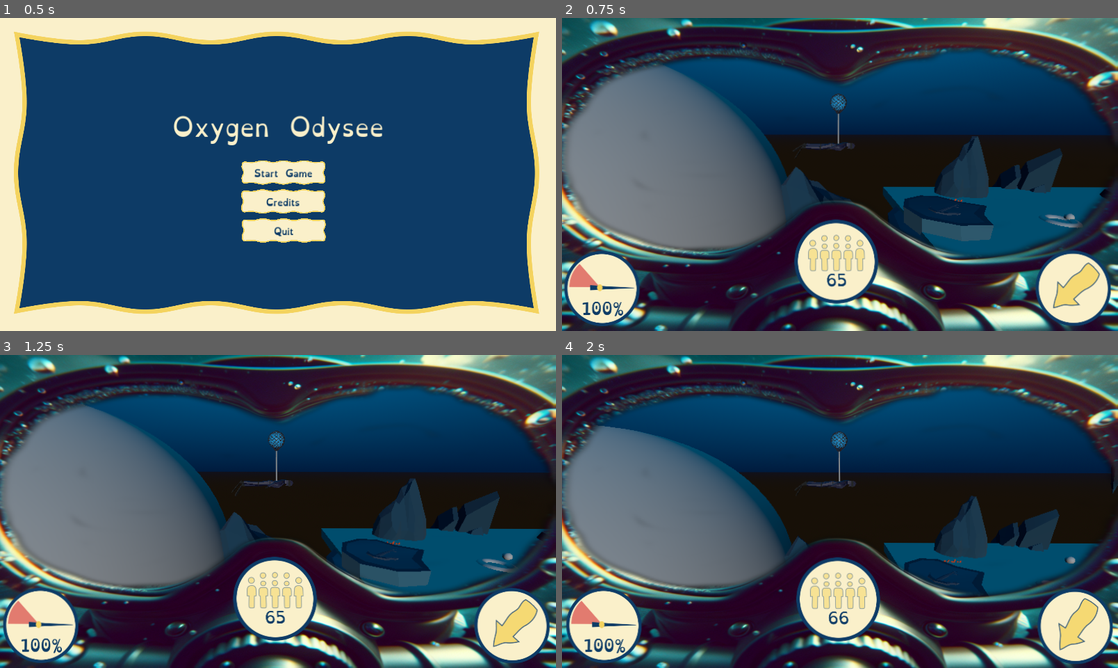
Above: before the commit, frames 1-4 (two rows, left to right).
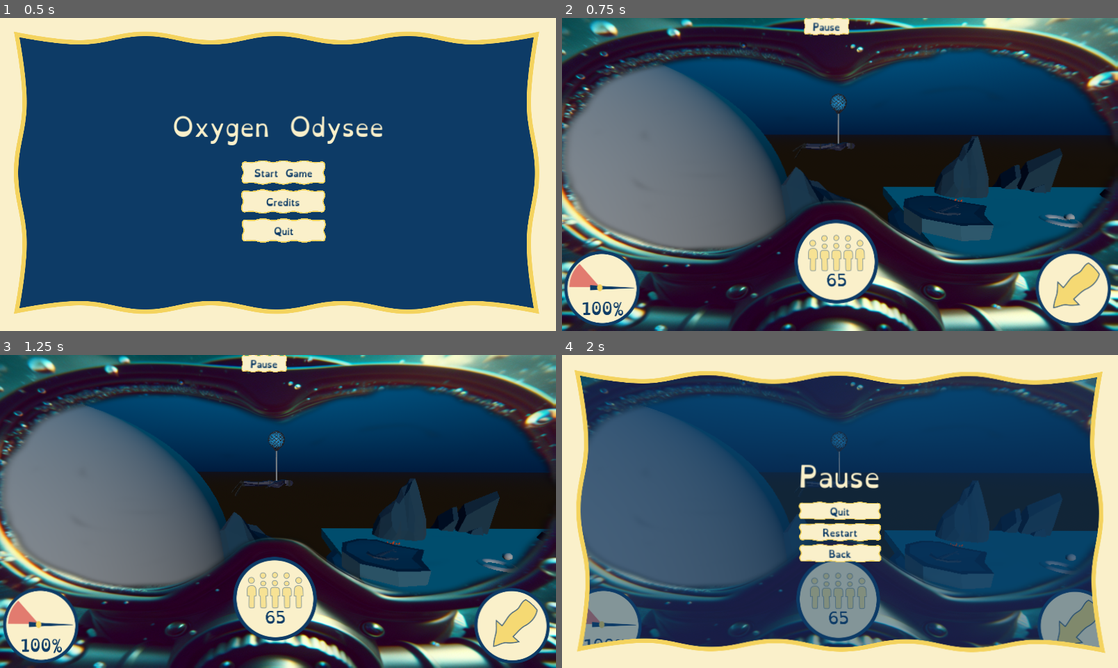
Above: after the commit, the same moments.

Repository: bastifpv/GGJ25
Game: Godot game, scene res://scenes/menu.tscn
Two runs of this game, one before a commit and one after it. Both use one fixed random seed, a clock stepped at 60 frames per second and the inputs below.
Inputs:
- Up to frame 1 (0.5 s): no input
- Up to frame 2 (0.75 s): click "Start Game" at 0.5 s
- Up to frame 3 (1.25 s): no input
- Up to frame 4 (2 s): click "Pause" at 1.25 s

Frame 1 is identical in both runs. In frame 2, 0.4% of the frame differs, in the area x 43-52%, y 0-6%; in frame 3, 0.4%; in frame 4, 72%, in the area x 0-100%, y 0-100%.

Commit message:
Schweinisches Wort hier einfügen

Diff:
--- a/scenes/startscene.tscn
+++ b/scenes/startscene.tscn
@@ -30,12 +30,8 @@
 [ext_resource type="PackedScene" uid="uid://dvgumaasg8gcp" path="res://scenes/prefabs/rocks/stone-round.tscn" id="27_s7028"]
 [ext_resource type="Theme" uid="uid://boiyof61hkrhc" path="res://materials/theme/theme.tres" id="27_ww8tf"]
 [ext_resource type="Script" path="res://scripts/rope.gd" id="28_ccwwl"]
-
 [ext_resource type="PackedScene" uid="uid://cplgnl1anj6kb" path="res://scenes/diver.tscn" id="30_xbtnc"]
-
 [ext_resource type="Environment" uid="uid://b4xyrints63uk" path="res://scenes/environment.tres" id="31_50be8"]
-
-
 [ext_resource type="Script" path="res://scripts/ui_needle_oxy.gd" id="31_iakcm"]
 [ext_resource type="Texture2D" uid="uid://bvyohemsjyj78" path="res://materials/png/UI/background.png" id="32_te3ub"]
 [ext_resource type="Texture2D" uid="uid://b8xf8c8c1mgn7" path="res://materials/png/UI/circle.png" id="33_bptp4"]
@@ -195,8 +191,84 @@
 grow_vertical = 2
 script = ExtResource("8_b8ppg")
 
+[node name="TextureRect" type="TextureRect" parent="Control"]
+z_index = 2
+layout_mode = 0
+offset_right = 1920.0
+offset_bottom = 1080.0
+texture = SubResource("ViewportTexture_ttpit")
+
+[node name="MarginContainer" type="MarginContainer" parent="Control"]
+layout_mode = 1
+anchors_preset = 15
+anchor_right = 1.0
+anchor_bottom = 1.0
+grow_horizontal = 2
+grow_vertical = 2
+theme_override_constants/margin_left = 10
+theme_override_constants/margin_top = 10
+theme_override_constants/margin_right = 10
+theme_override_constants/margin_bottom = 10
+script = ExtResource("9_bkbyw")
+
+[node name="VBoxContainer" type="VBoxContainer" parent="Control/MarginContainer"]
+layout_mode = 2
+
+[node name="OxygenTank" type="HBoxContainer" parent="Control/MarginContainer/VBoxContainer"]
+layout_mode = 2
+
+[node name="OxygenTankTxt" type="Label" parent="Control/MarginContainer/VBoxContainer/OxygenTank"]
+layout_mode = 2
+text = "Oxygen im Tank:"
+
+[node name="OxygenTankVal" type="Label" parent="Control/MarginContainer/VBoxContainer/OxygenTank"]
+layout_mode = 2
+text = "0"
+
+[node name="OxygenBase" type="HBoxContainer" parent="Control/MarginContainer/VBoxContainer"]
+layout_mode = 2
+
+[node name="OxygenBaseTxt" type="Label" parent="Control/MarginContainer/VBoxContainer/OxygenBase"]
+layout_mode = 2
+text = "Oxygen in der Basis:"
+
+[node name="OxygenBaseVal" type="Label" parent="Control/MarginContainer/VBoxContainer/OxygenBase"]
+layout_mode = 2
+text = "0"
+
+[node name="Population" type="HBoxContainer" parent="Control/MarginContainer/VBoxContainer"]
+layout_mode = 2
+
+[node name="PopulationTxt" type="Label" parent="Control/MarginContainer/VBoxContainer/Population"]
+layout_mode = 2
+text = "Population:"
+
+[node name="PopulationVal" type="Label" parent="Control/MarginContainer/VBoxContainer/Population"]
+layout_mode = 2
+text = "0"
+
+[node name="Pause" parent="Control" instance=ExtResource("10_xeve3")]
+process_mode = 3
+visible = false
+z_index = 2
+layout_mode = 1
+
+[node name="PauseBtn" type="Button" parent="Control"]
+z_index = 3
+layout_mode = 1
+anchors_preset = 5
+anchor_left = 0.5
+anchor_right = 0.5
+offset_left = -120.0
+offset_right = 36.0
+offset_bottom = 60.0
+grow_horizontal = 2
+theme = ExtResource("27_ww8tf")
+text = "Pause"
+
 [node name="UIOverlay" type="SubViewport" parent="Control"]
 transparent_bg = true
+gui_disable_input = true
 size = Vector2i(1920, 1080)
 
 [node name="Node2D" type="Node2D" parent="Control/UIOverlay" node_paths=PackedStringArray("player", "dome")]
@@ -292,78 +364,6 @@
 scale = Vector2(5, 5)
 texture = ExtResource("38_83g8f")
 
-[node name="MarginContainer" type="MarginContainer" parent="Control"]
-layout_mode = 1
-anchors_preset = 15
-anchor_right = 1.0
-anchor_bottom = 1.0
-grow_horizontal = 2
-grow_vertical = 2
-theme_override_constants/margin_left = 10
-theme_override_constants/margin_top = 10
-theme_override_constants/margin_right = 10
-theme_override_constants/margin_bottom = 10
-script = ExtResource("9_bkbyw")
-
-[node name="VBoxContainer" type="VBoxContainer" parent="Control/MarginContainer"]
-layout_mode = 2
-
-[node name="OxygenTank" type="HBoxContainer" parent="Control/MarginContainer/VBoxContainer"]
-layout_mode = 2
-
-[node name="OxygenTankTxt" type="Label" parent="Control/MarginContainer/VBoxContainer/OxygenTank"]
-layout_mode = 2
-text = "Oxygen im Tank:"
-
-[node name="OxygenTankVal" type="Label" parent="Control/MarginContainer/VBoxContainer/OxygenTank"]
-layout_mode = 2
-text = "0"
-
-[node name="OxygenBase" type="HBoxContainer" parent="Control/MarginContainer/VBoxContainer"]
-layout_mode = 2
-
-[node name="OxygenBaseTxt" type="Label" parent="Control/MarginContainer/VBoxContainer/OxygenBase"]
-layout_mode = 2
-text = "Oxygen in der Basis:"
-
-[node name="OxygenBaseVal" type="Label" parent="Control/MarginContainer/VBoxContainer/OxygenBase"]
-layout_mode = 2
-text = "0"
-
-[node name="Population" type="HBoxContainer" parent="Control/MarginContainer/VBoxContainer"]
-layout_mode = 2
-
-[node name="PopulationTxt" type="Label" parent="Control/MarginContainer/VBoxContainer/Population"]
-layout_mode = 2
-text = "Population:"
-
-[node name="PopulationVal" type="Label" parent="Control/MarginContainer/VBoxContainer/Population"]
-layout_mode = 2
-text = "0"
-
-[node name="Pause" parent="Control" instance=ExtResource("10_xeve3")]
-process_mode = 3
-visible = false
-layout_mode = 1
-
-[node name="PauseBtn" type="Button" parent="Control"]
-layout_mode = 1
-anchors_preset = 5
-anchor_left = 0.5
-anchor_right = 0.5
-offset_left = -120.0
-offset_right = 36.0
-offset_bottom = 60.0
-grow_horizontal = 2
-theme = ExtResource("27_ww8tf")
-text = "Pause"
-
-[node name="TextureRect" type="TextureRect" parent="Control"]
-layout_mode = 0
-offset_right = 1920.0
-offset_bottom = 1080.0
-texture = SubResource("ViewportTexture_ttpit")
-
 [node name="PlayerRig" type="Node3D" parent="."]
 
 [node name="Balloon" type="RigidBody3D" parent="PlayerRig"]
Not shown: 2 places in scenes/startscene.tscn that only renumber resources
